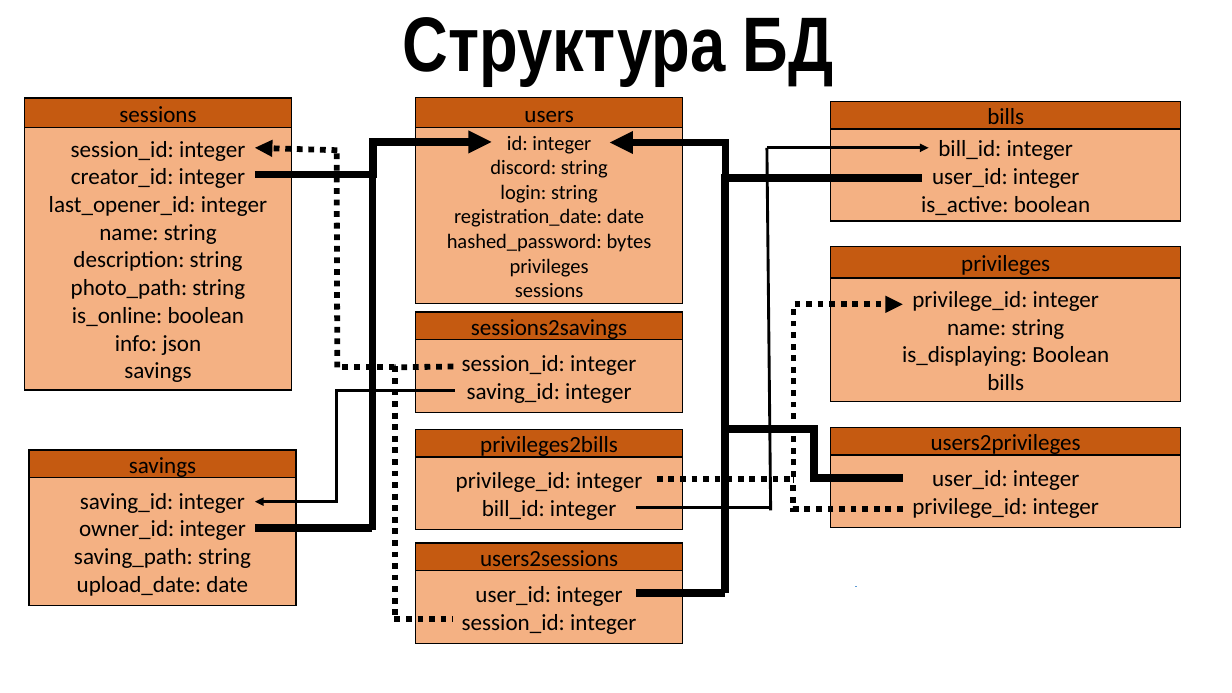
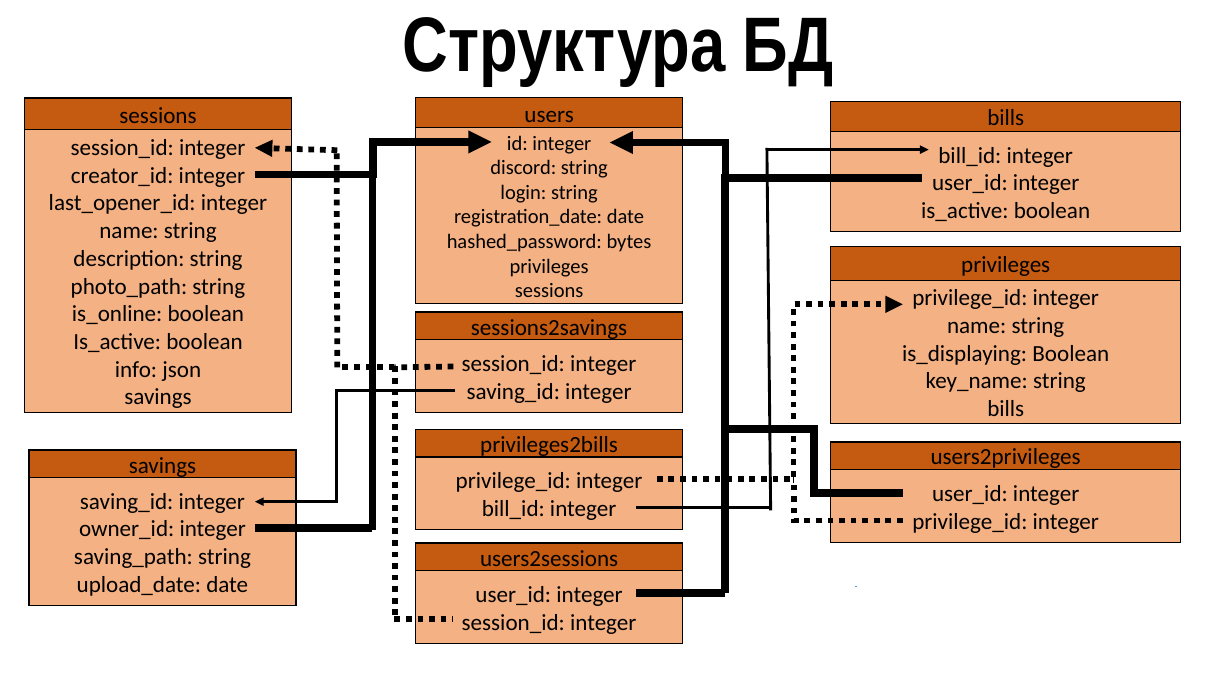
Before and after one commit to Vlad-Lucky/Web_Satisfactory_Savings, a slide deck: slide 7 of presentation.pptx. Drawn at 1232x693 pixels with LibreOffice and Linux fonts; fonts in the diff are those of the drawing; background and template pictures are left out. Boxes give left, top, right and bottom in pixels: in the first picture for what was removed or moved away, otherwise in the second. Text is boxed around its words. In the diff, an @@ line names an element or a change of style, - is before the commit and + after.

```diff
--- a/presentation.pptx
+++ b/presentation.pptx
@@ rectangle "session_id: integer": place and size @@
-rectangle "session_id: integer" at <box>25,128,292,390</box>
+rectangle "session_id: integer" at <box>25,129,292,412</box>
@@ rectangle "bill_id: integer": place and size @@
-rectangle "bill_id: integer" at <box>831,129,1181,221</box>
+rectangle "bill_id: integer" at <box>831,131,1181,231</box>
@@ rectangle "privilege_id: integer": place and size @@
-rectangle "privilege_id: integer" at <box>831,278,1181,401</box>
+rectangle "privilege_id: integer" at <box>831,280,1181,423</box>
@@ text in rectangle at <box>73,333,242,352</box>: paragraph added @@
+Is_active: boolean
@@ text in rectangle at <box>926,372,1086,392</box>: paragraph added @@
+key_name: string
@@ elbow line moved from (903, 478) - (725, 430) to (903, 493) - (725, 430) @@
@@ rectangle "users2privileges": place and size @@
-rectangle "users2privileges" at <box>831,427,1181,455</box>
+rectangle "users2privileges" at <box>831,442,1181,470</box>
@@ rectangle "user_id: integer": place and size @@
-rectangle "user_id: integer" at <box>831,455,1181,528</box>
+rectangle "user_id: integer" at <box>831,470,1181,543</box>
@@ elbow line moved from (903, 509) - (793, 480) to (903, 520) - (793, 480) @@
```
Also in this commit, not shown: 1 other slide changed, 1 slide added.
